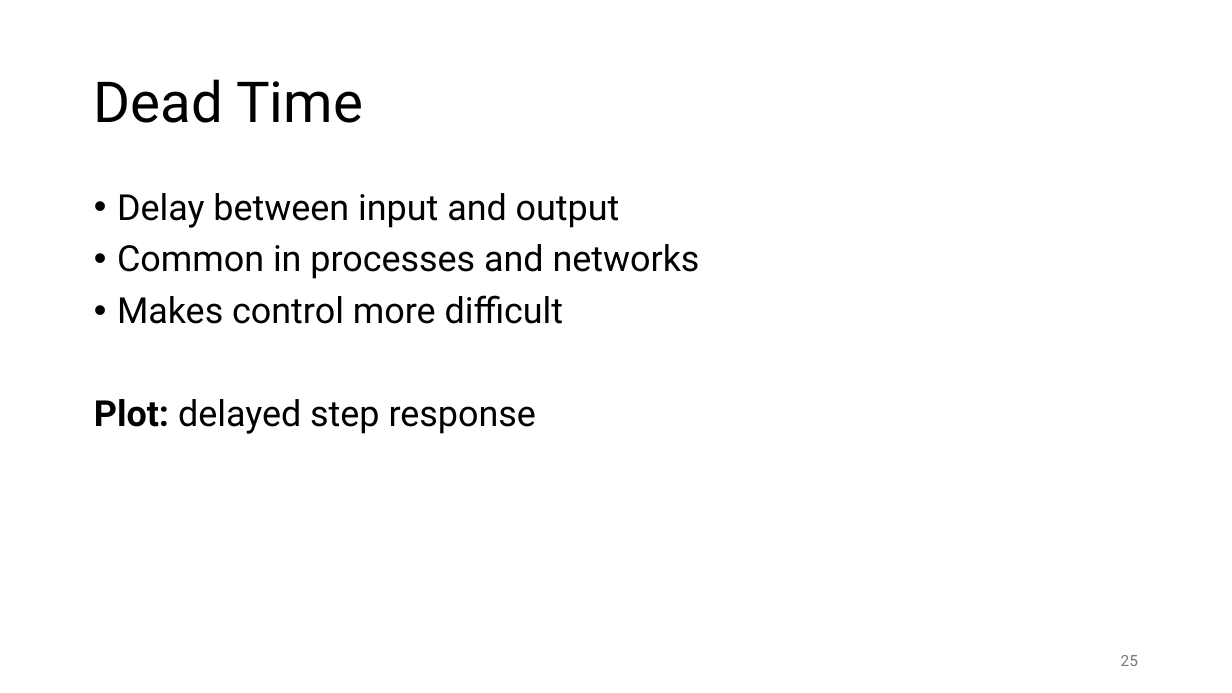
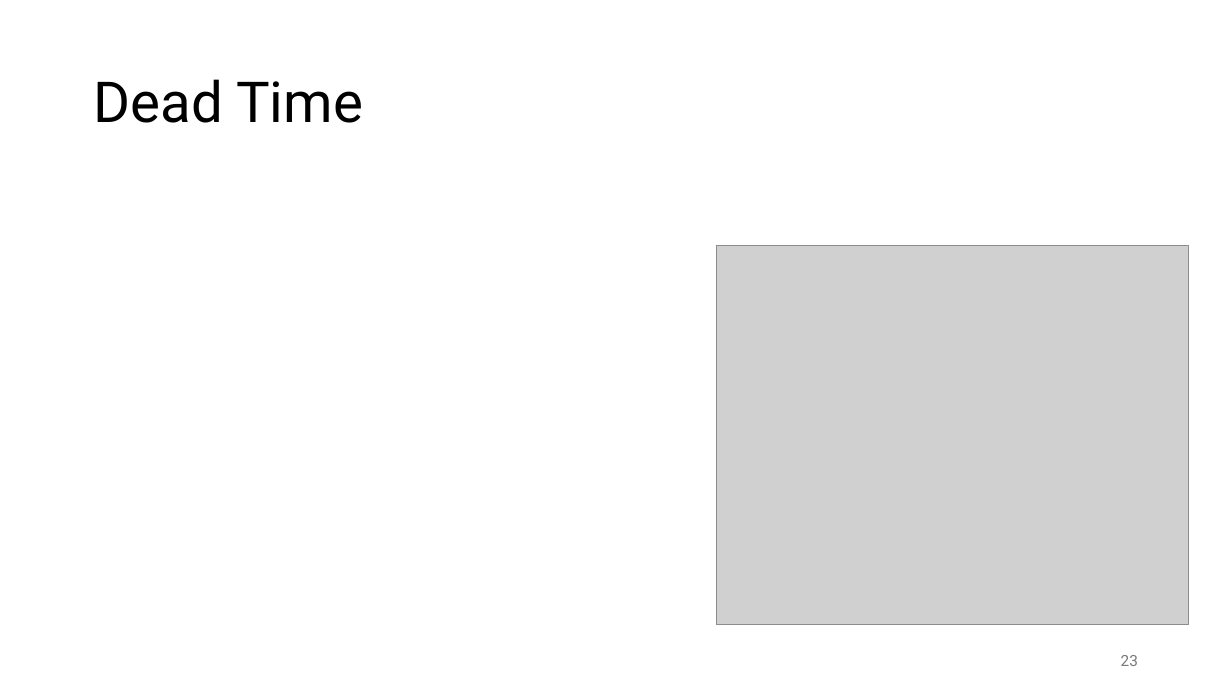
Before and after one commit to FelixWick/control_engineering, a slide deck: slide 23 of slides/1_systems.pptx (slide 25 before the commit). Drawn at 1232x693 pixels with LibreOffice and Linux fonts; fonts in the diff are those of the drawing; grey boxes stand for pictures. Boxes give left, top, right and bottom in pixels: in the first picture for what was removed or moved away, otherwise in the second. Text is boxed around its words. In the diff, an @@ line names an element or a change of style, - is before the commit and + after.

```diff
--- a/slides/1_systems.pptx
+++ b/slides/1_systems.pptx
@@ text removed at (94,193,700,434) @@
-• Delay between input and output
-• Common in processes and networks
-• Makes control more difficult
-Plot: delayed step response
@@ picture added at (716,245,1189,624) @@
@@ page number at (1121,655,1138,666): text changed @@
-25
+23
```
Also in this commit, not shown: 6 other slides changed, 1 slide added, 3 slides removed, 1 other file.
